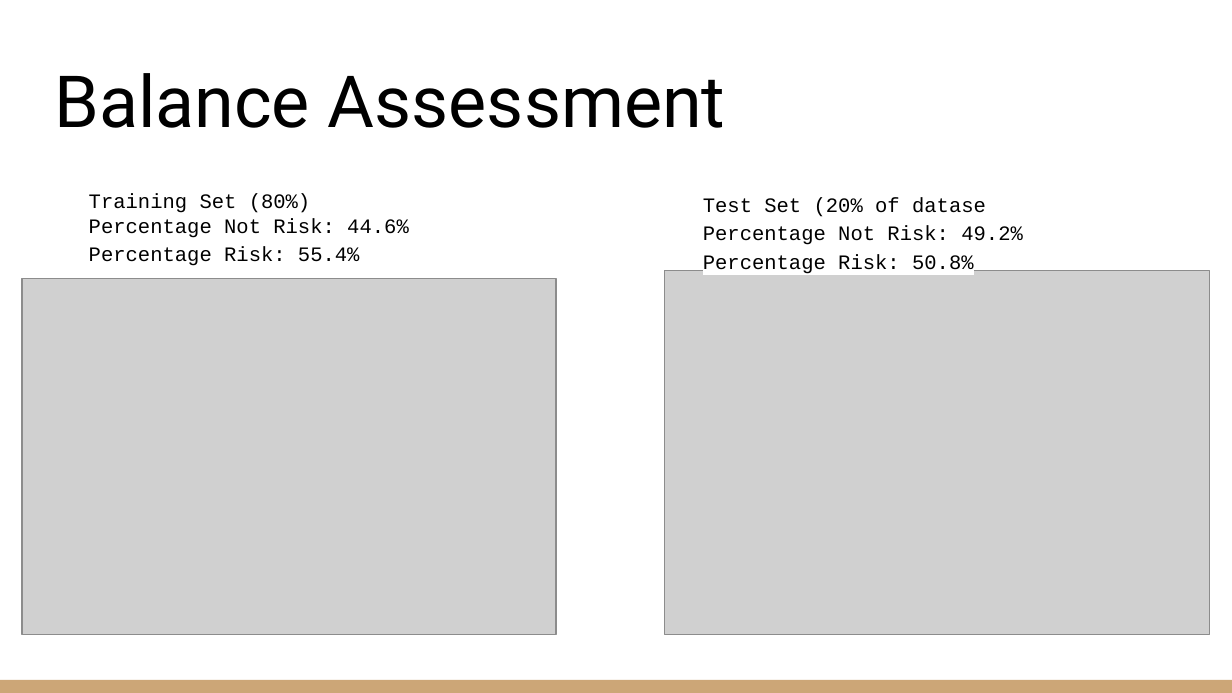
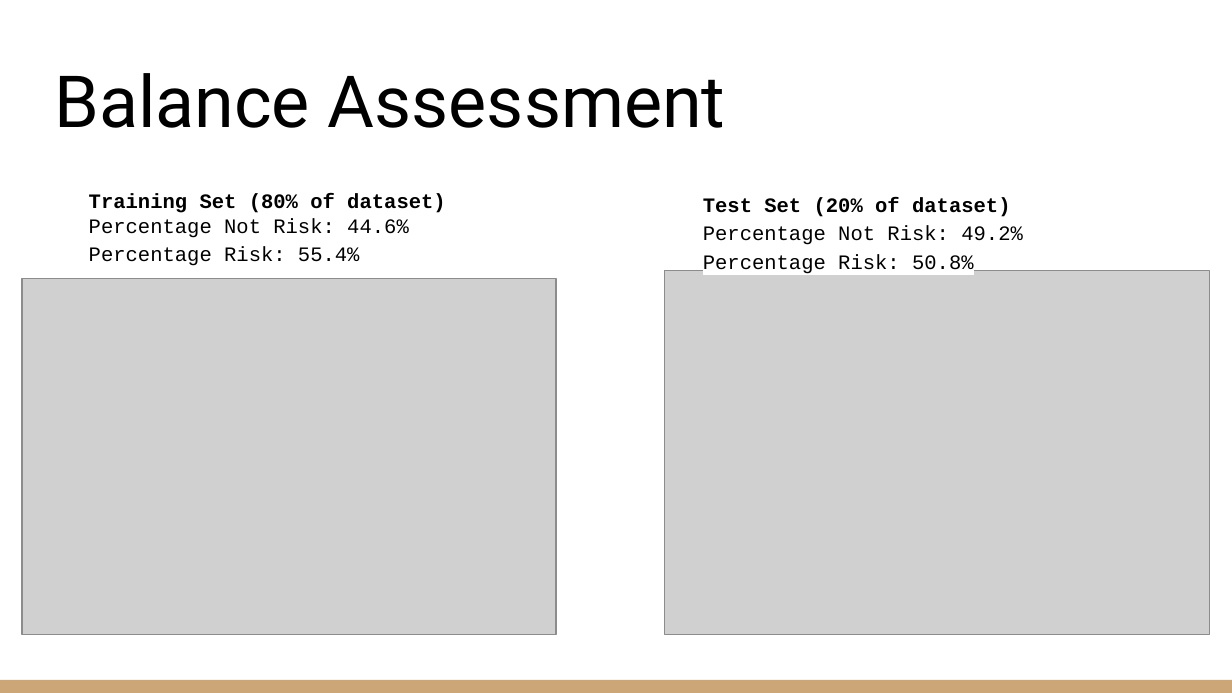
Before and after one commit to zachcarlson/HeartAttackPredictor, a slide deck: slide 13 of documents/DSCI 631 Final Project Presentation.pptx. Drawn at 1232x693 pixels with LibreOffice and Linux fonts; fonts in the diff are those of the drawing; grey boxes stand for pictures. Boxes give left, top, right and bottom in pixels: in the first picture for what was removed or moved away, otherwise in the second. Text is boxed around its words. In the diff, an @@ line names an element or a change of style, - is before the commit and + after.

```diff
--- a/documents/DSCI 631 Final Project Presentation.pptx
+++ b/documents/DSCI 631 Final Project Presentation.pptx
@@ text at box(89, 194, 446, 213): text changed; bold on @@
-Training Set (80%)
+Training Set (80% of dataset)
@@ text at box(703, 197, 1010, 217): text changed; bold on @@
-Test Set (20% of datase
+Test Set (20% of dataset)
```
Also in this commit, not shown: 3 other slides changed, 2 slides added, 1 slide removed, 3 other files.
